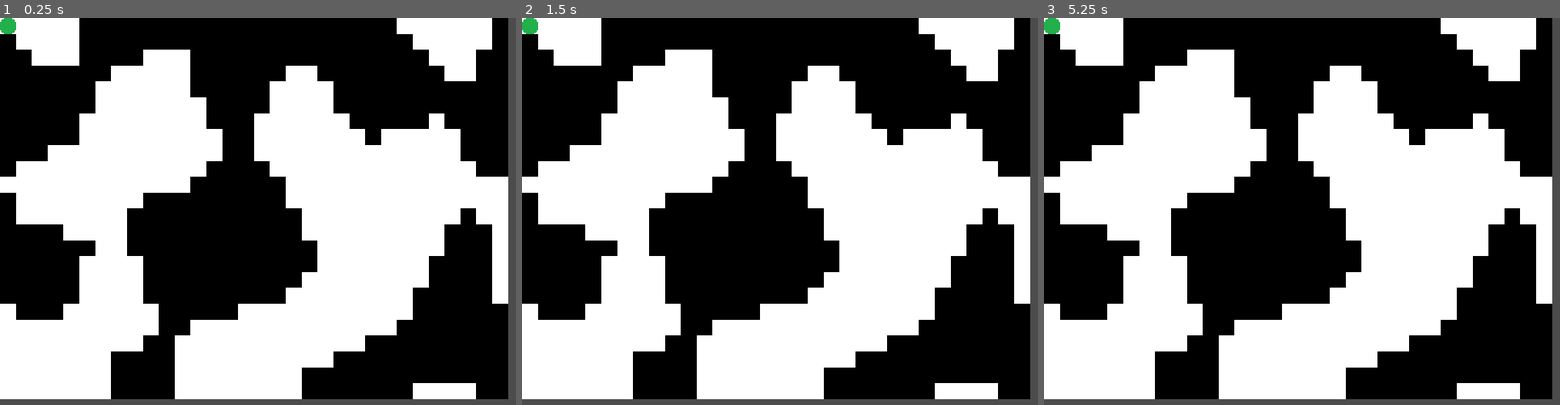
Above: before the commit, frames 1-3 (left to right).
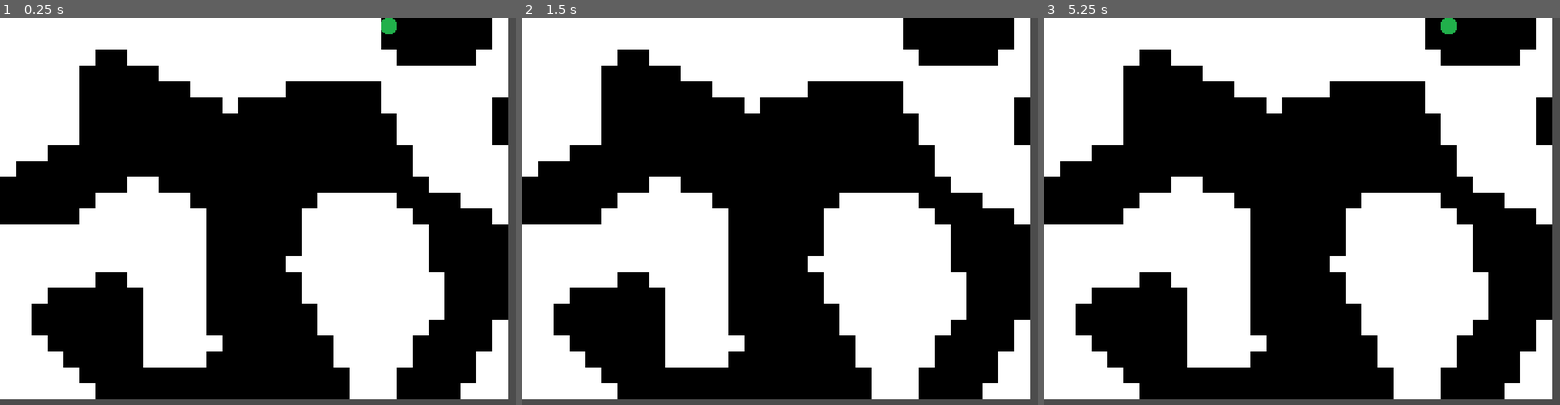
Above: after the commit, the same moments.

Repository: Mantisette/FinalFightPlus
Game: Godot game, scene res://escenas/juego.tscn
The game is run twice, just before and just after one commit, with the same random seed, the same clock (stepped at 60 frames per second) and the same inputs.
Inputs:
- Up to frame 1 (0.25 s): no input
- Up to frame 2 (1.5 s): tap Enter at 0.5 s; tap Keypad 6 (move_E) at 0.6 s; tap Space at 1.25 s; tap Keypad 8 (move_N) at 1.35 s
- Up to frame 3 (5.25 s): tap Enter at 2, 3.5 s; tap Keypad 9 (move_NE) at 2.1 s; tap Space at 2.75, 4.25 s; tap Keypad 7 (move_NW) at 2.85 s; tap Keypad 2 (move_S) at 3.6 s; tap Keypad 3 (move_SE) at 4.35 s; tap Keypad 1 (move_SW) at 5.1 s

The runs differ from the first frame. In frame 1, 59% of the frame differs, in the area x 0-99%, y 0-99%; in frame 2, 59%; in frame 3, 59%.

Commit message:
Spawnear al jugador en una casilla de suelo
"Arreglado" el bug en el que el jugador spawneaba en muros.

Diff:
--- a/escenas/controles_jugador.gd
+++ b/escenas/controles_jugador.gd
@@ -2,7 +2,6 @@
 
 onready var raycast = $RayCast2D
 
-const TILE_SIZE = 16
 var movement = {
   "move_N": Vector2.UP,
   "move_NE": Vector2.UP + Vector2.RIGHT,
@@ -16,7 +15,8 @@
 
 func _ready():
   #TODO: spawn the player in a ground tile
-  pass
+  position = Global.first_floor * Global.TILE_SIZE
+  position += Vector2(Global.TILE_SIZE / 2, Global.TILE_SIZE / 2)
 
 func _unhandled_input(event):
   for dir in movement.keys():
@@ -24,7 +24,7 @@
       move(dir)
 
 func move(dir):
-  raycast.cast_to = movement[dir] * TILE_SIZE
+  raycast.cast_to = movement[dir] * Global.TILE_SIZE
   raycast.force_raycast_update()
   if !raycast.is_colliding():
-    position += movement[dir] * TILE_SIZE
+    position += movement[dir] * Global.TILE_SIZE
--- a/escenas/generador-casillas.gd
+++ b/escenas/generador-casillas.gd
@@ -22,6 +22,9 @@
   randomize()
   generate()
 
+  Global.map = _save_map()
+  Global.first_floor = _find_first_floor()
+
 func generate():
   # Setters
   noise.seed = randi()
@@ -35,3 +38,23 @@
 
 func _regen(_x: int):
   generate()
+
+func _find_first_floor():
+  for y in range(0, self.height_gen):
+    for x in range(0, self.width_gen):
+      if get_cell(x, y) == TILES.suelo:
+        return Vector2(float(x), float(y))
+
+func _save_map():
+  var map = []
+
+  for x in range(height_gen):
+    var col = []
+    col.resize(width_gen)
+    map.append(col)
+
+  for y in range(0, self.height_gen):
+    for x in range(0, self.width_gen):
+      map[y][x] = get_cell(x, y)
+
+  return map
--- a/escenas/juego.tscn
+++ b/escenas/juego.tscn
@@ -44,15 +44,15 @@
 } ]
 1/z_index = 0
 
-[node name="Node2D" type="Node2D"]
+[node name="Juego" type="Node2D"]
 
-[node name="TileMap" type="TileMap" parent="."]
+[node name="Mapa" type="TileMap" parent="."]
 tile_set = SubResource( 2 )
 cell_size = Vector2( 16, 16 )
 format = 1
 script = ExtResource( 1 )
 
-[node name="Camera2D" type="Camera2D" parent="."]
+[node name="Camara" type="Camera2D" parent="."]
 anchor_mode = 0
 current = true
 zoom = Vector2( 0.65, 0.65 )
--- /dev/null
+++ b/global.gd
@@ -0,0 +1,10 @@
+extends Node
+
+const TILE_SIZE = 16
+
+var map: Array
+var first_floor: Vector2
+
+func _process(delta):
+  # print(first_floor)
+  pass
--- a/project.godot
+++ b/project.godot
@@ -13,6 +13,10 @@
 config/name="FinalFight++"
 run/main_scene="res://escenas/juego.tscn"
 config/icon="res://icon.png"
+
+[autoload]
+
+Global="*res://global.gd"
 
 [display]
 
